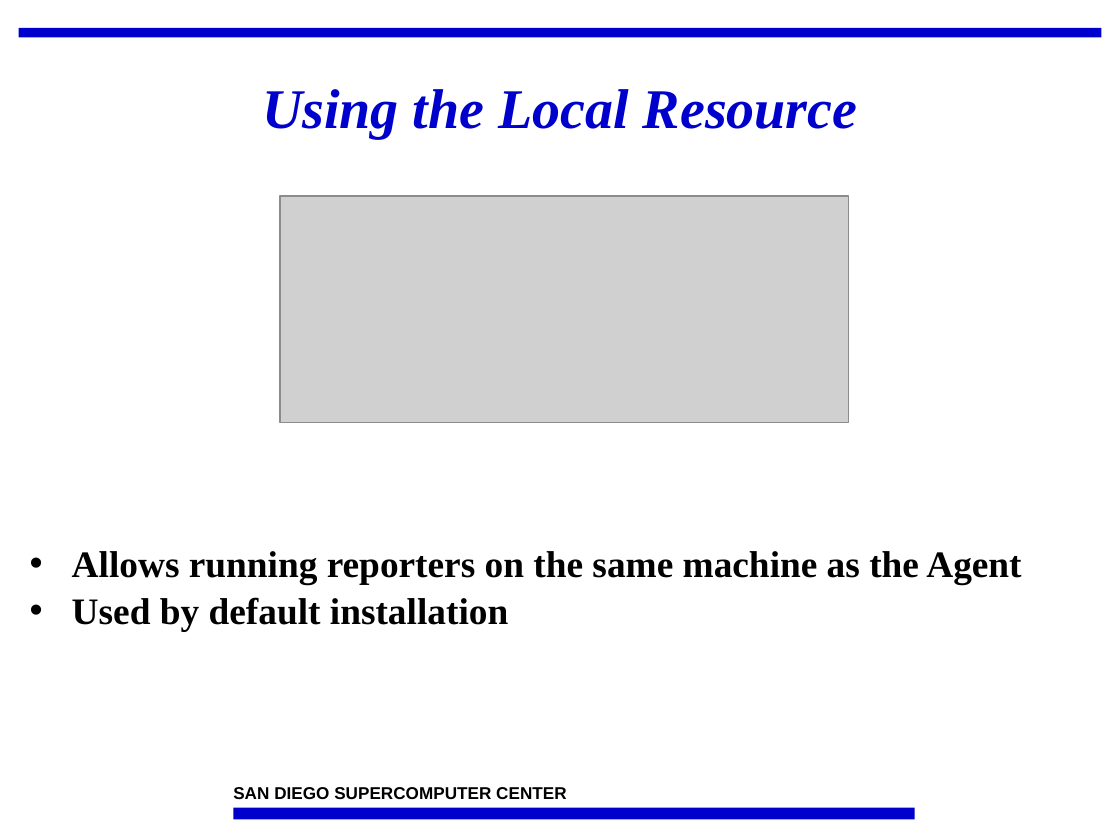
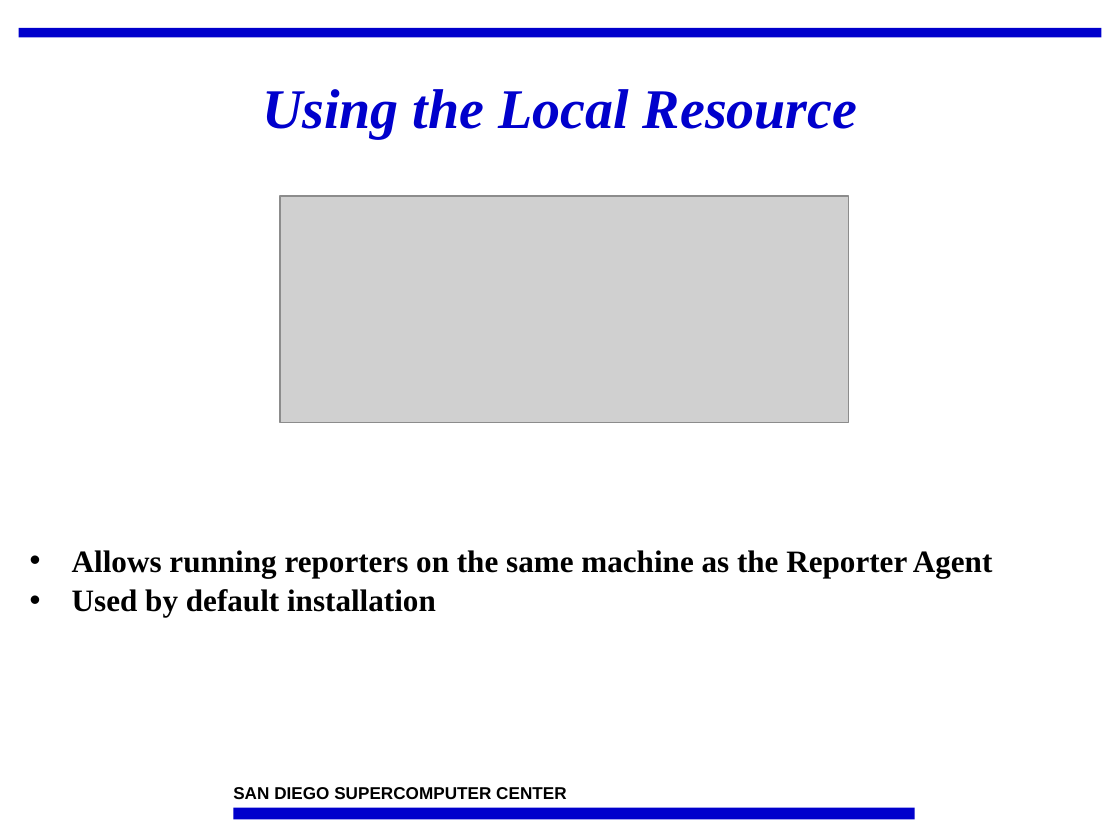
Before and after one commit to IncaProject/inca-xsede, a slide deck: slide 13 of talks/feb-06-workshop/incat.ppt. Drawn at 1120x840 pixels with LibreOffice and Linux fonts; fonts in the diff are those of the drawing; grey boxes stand for pictures; background and template pictures are left out. Boxes give left, top, right and bottom in pixels: in the first picture for what was removed or moved away, otherwise in the second. Text is boxed around its words. In the diff, an @@ line names an element or a change of style, - is before the commit and + after.

```diff
--- a/talks/feb-06-workshop/incat.ppt
+++ b/talks/feb-06-workshop/incat.ppt
@@ text at [72,550,993,577]: text changed; size 24 to 20 pt @@
-• Allows running reporters on the same machine as the Agent
+• Allows running reporters on the same machine as the Reporter Agent
@@ text at [72,589,436,617]: size 24 to 20 pt in "Used by default installation"; less space between paragraphs @@
```
Also in this commit, not shown: 8 other slides changed, 2 other files.
